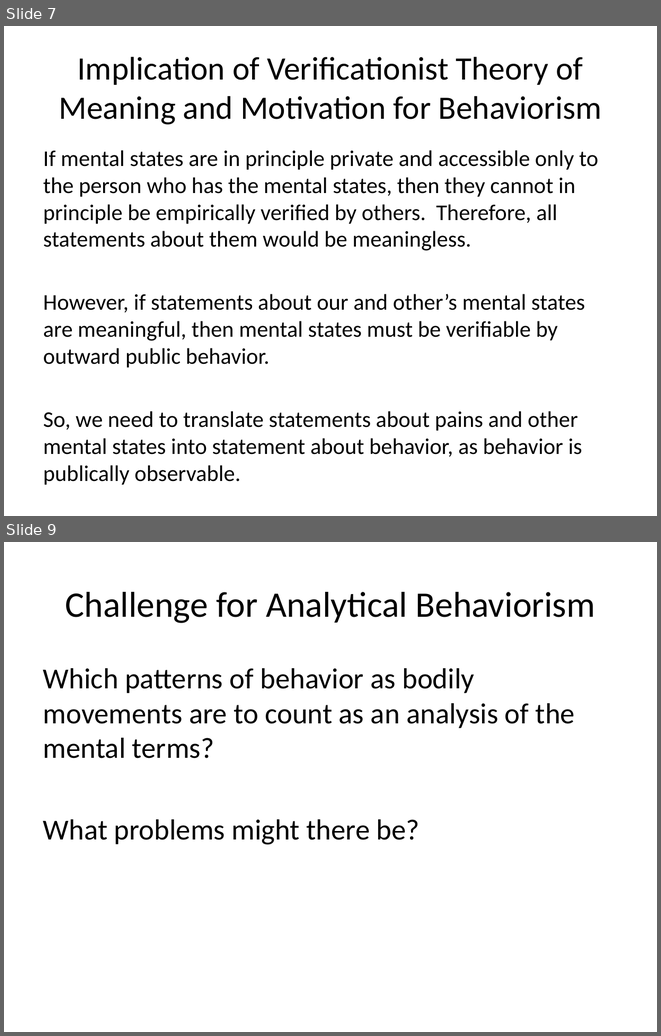
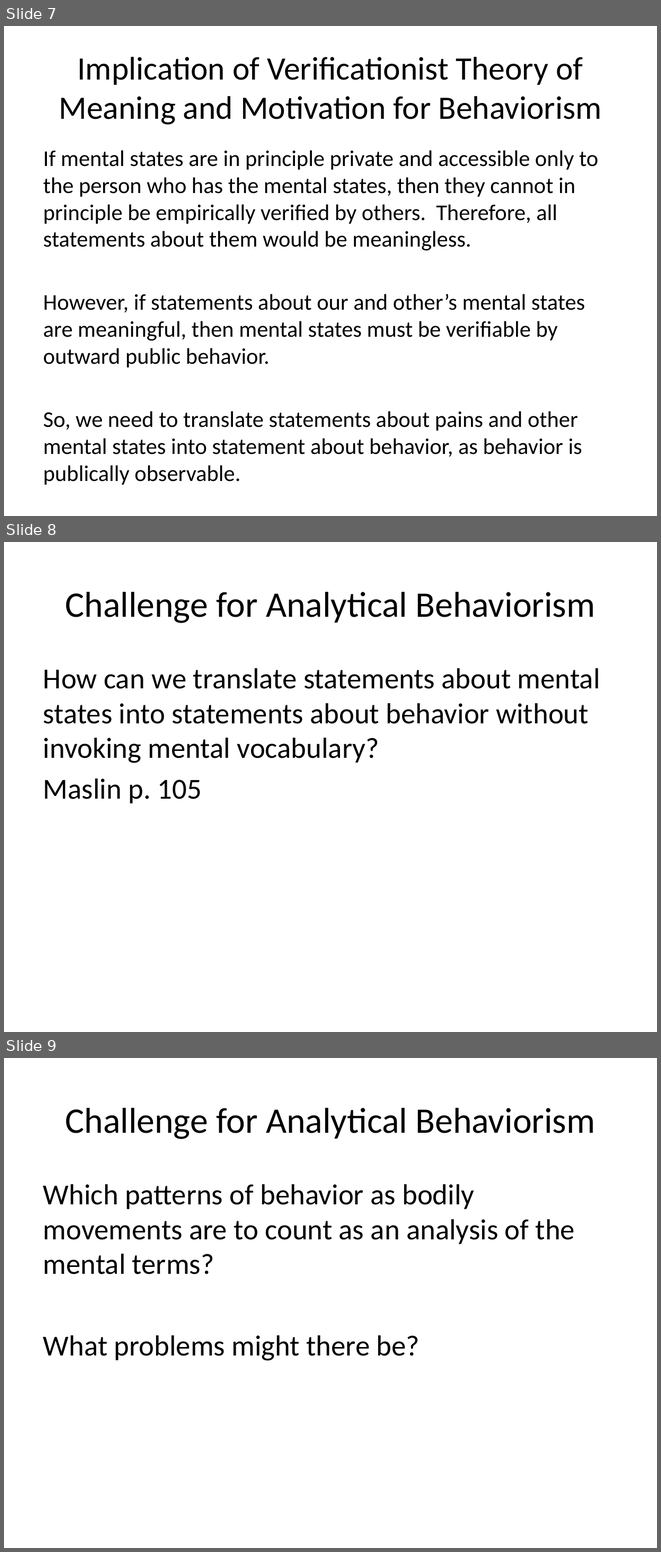
Before and after one commit to Ediblelnk/Kutztown-MSC, a slide deck: PHI241-philosophy-of-the-mind/lecture-slides/Behaviorism.pptx. Shown one above the other, each under a label of ours: slides 7 and 9 before the commit, slides 7, 8 and 9 after it; the slides between them are not shown. The pictures are 661x1036 and 661x1552 pixels, drawn with LibreOffice and Linux fonts; fonts in the diff are those of the drawing. Boxes give left, top, right and bottom in pixels: in the first picture for what was removed or moved away, otherwise in the second. Text is boxed around its words. In the diff, an @@ line names an element or a change of style, - is before the commit and + after.

```diff
--- a/PHI241-philosophy-of-the-mind/lecture-slides/Behaviorism.pptx
+++ b/PHI241-philosophy-of-the-mind/lecture-slides/Behaviorism.pptx
@@ slide 8 added at (x1=4, y1=542, x2=657, y2=1032), background #FFFFFF @@
@@ title added at (x1=65, y1=592, x2=595, y2=623), 39.6 pt, text #000000 @@
+Challenge for Analytical Behaviorism
@@ text added at (x1=43, y1=668, x2=600, y2=803), 32 pt, text #000000 @@
+How can we translate statements about mental states into statements about behavior without invoking mental vocabulary?
+Maslin p. 105
```
Also in this commit, not shown: 2 slides changed, 10 other slides added, 2 other files.
